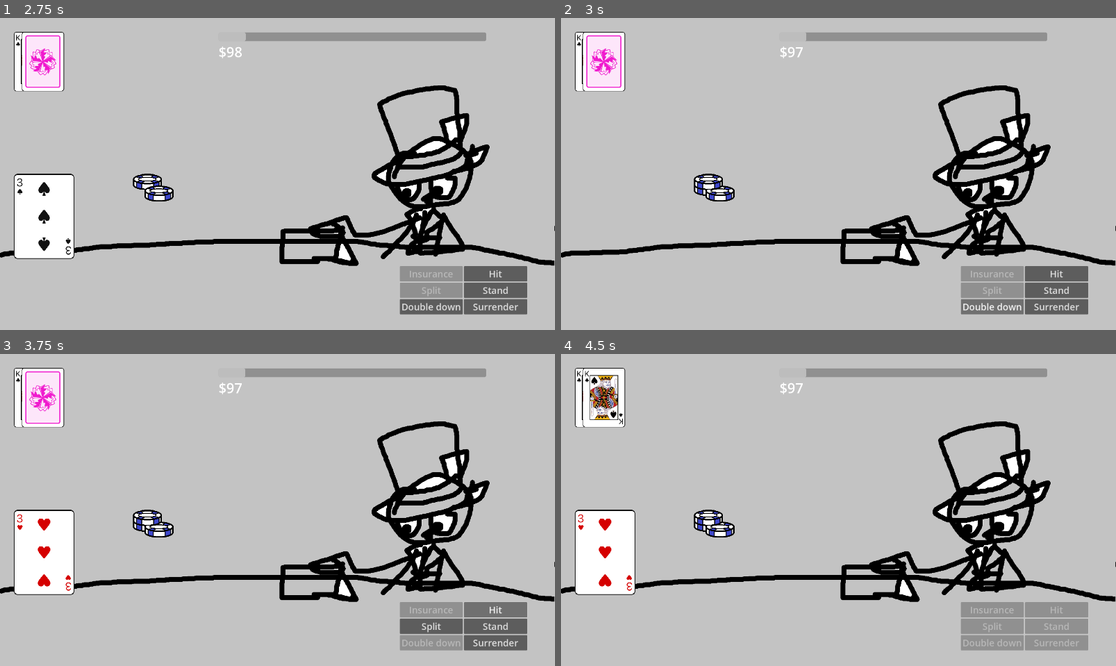
Above: before the commit, frames 1-4 (two rows, left to right).
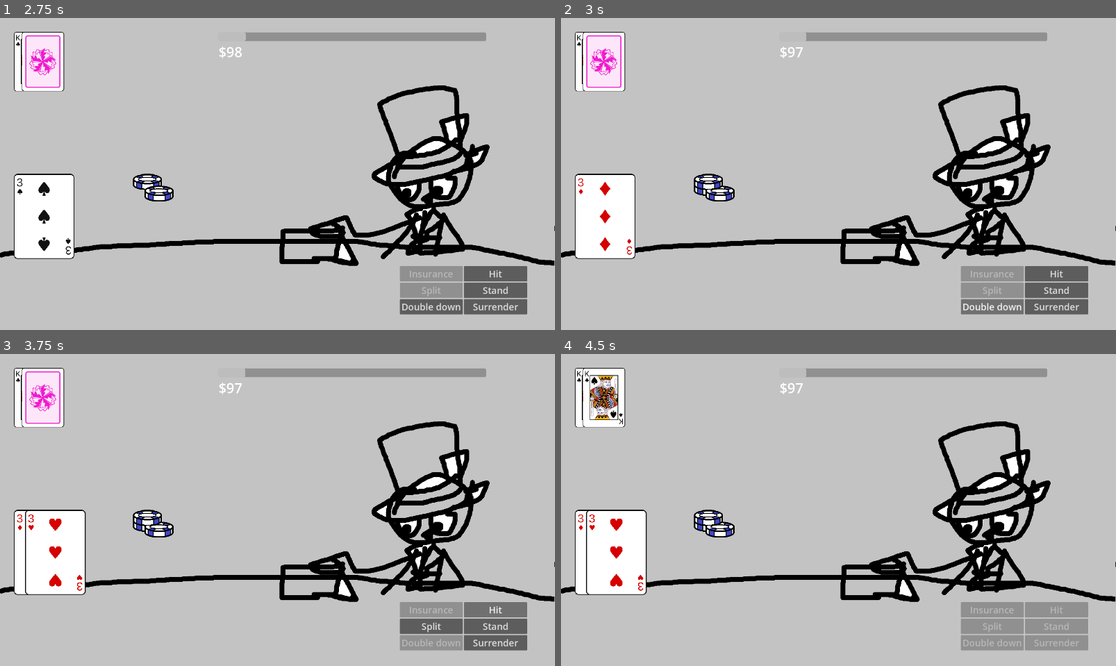
Above: after the commit, the same moments.

Repository: Tofutush/blackjack-with-sky
Game: Godot game, scene res://scenes/Start/Start.tscn
The game is run twice, just before and just after one commit, with the same random seed, the same clock (stepped at 60 frames per second) and the same inputs.
Inputs:
- Up to frame 1 (2.75 s): click "Start" at 0.5 s; click "Start!" at 1.25 s; click "Split" at 2 s
- Up to frame 2 (3 s): click "Double down" at 2.75 s
- Up to frame 3 (3.75 s): click "Hit" at 3.5 s
- Up to frame 4 (4.5 s): click "Stand" at 4.25 s

Frame 1 is identical in both runs. In frame 2, 3.0% of the frame differs, in the area x 2-14%, y 49-78%; in frame 3, 1.1%; in frame 4, 1.1%.
Error before the commit: Invalid assignment of property or key 'deck' with value of type 'Resource (Deck)' on a base object of type 'Control (DeckDisplay)'. (res://scripts/deck.gd:45)

Commit message:
remove display.deck = self bc display.deck is gone

Diff:
--- a/scripts/deck.gd
+++ b/scripts/deck.gd
@@ -42,7 +42,6 @@
 func linkDisplay(display1: DeckDisplay):
 	# auto-update the DeckDisplay
 	display = display1
-	display.deck = self
 	display.clear()
 	for card in deck:
 		display.addCard(card)
